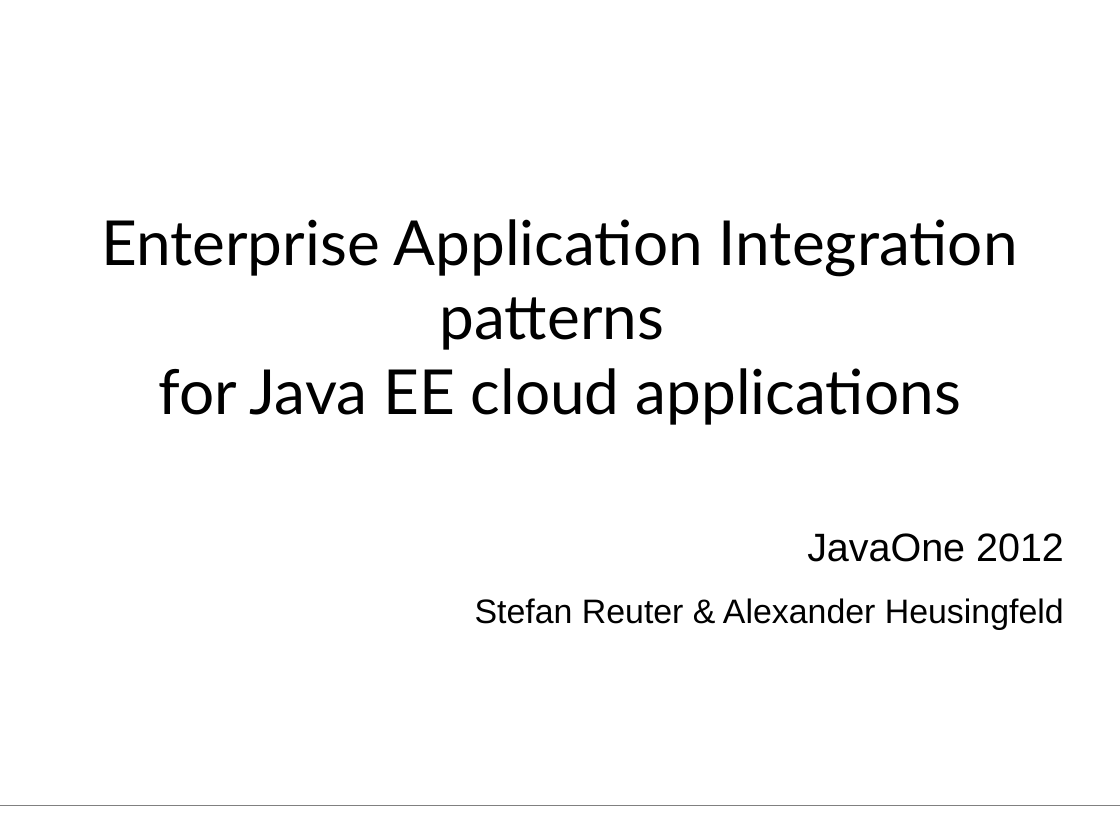
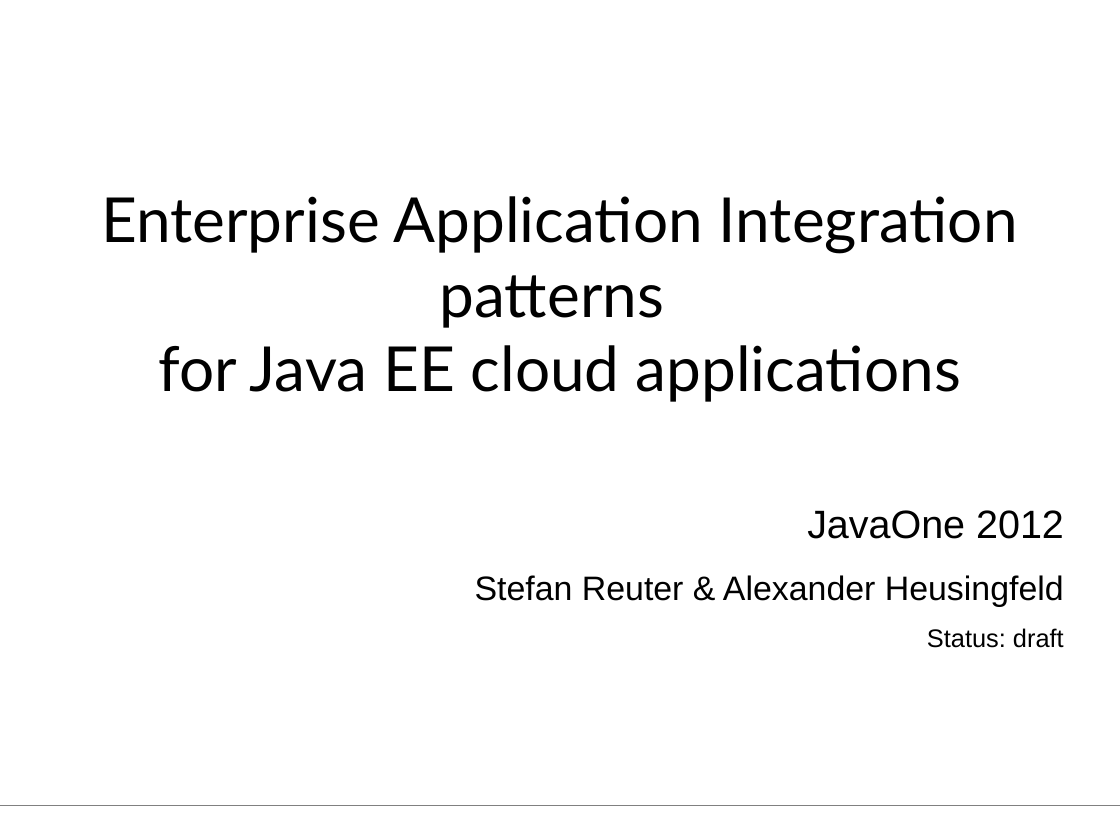
Before and after one commit to aheusingfeld/javaone2012, a slide deck: slide 1 of slides/eai-slides.odp. Drawn at 1120x840 pixels with LibreOffice and Linux fonts; fonts in the diff are those of the drawing. Boxes give left, top, right and bottom in pixels: in the first picture for what was removed or moved away, otherwise in the second. Text is boxed around its words. In the diff, an @@ line names an element or a change of style, - is before the commit and + after.

```diff
--- a/slides/eai-slides.odp
+++ b/slides/eai-slides.odp
@@ subtitle at <box>927,628,1064,648</box>: paragraph added @@
+Status: draft
```
Also in this commit, not shown: 12 other slides changed, 9 slides added, 1 slide removed, 1 other file.
